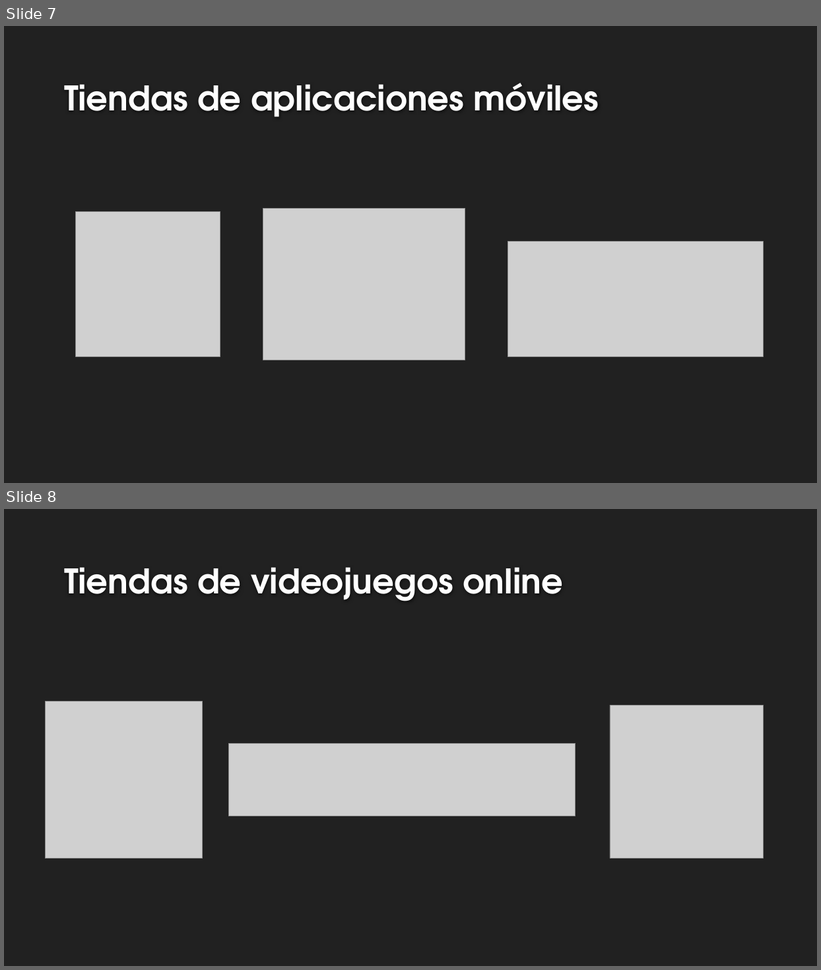
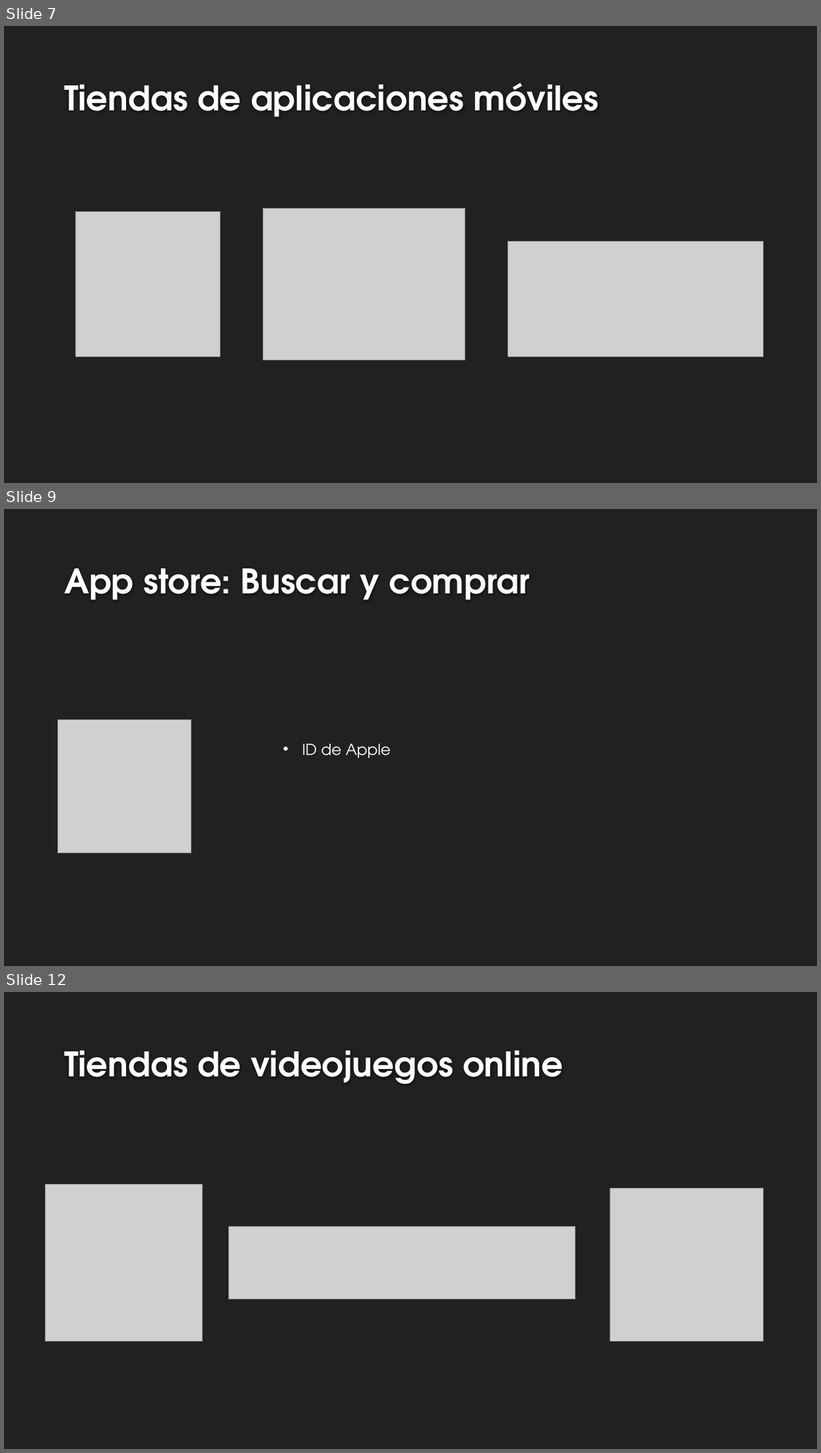
Before and after one commit to ABPMultimediaUA/SchoolApp, a slide deck: PM-TEMA 8 v1.pptx. Shown one above the other, each under a label of ours: slides 7 and 8 before the commit, slides 7, 9 and 12 after it; the slides between them are not shown. The pictures are 821x970 and 821x1453 pixels, drawn with LibreOffice and Linux fonts; fonts in the diff are those of the drawing; grey boxes stand for pictures; background and template pictures are left out. Boxes give left, top, right and bottom in pixels: in the first picture for what was removed or moved away, otherwise in the second. Text is boxed around its words. In the diff, an @@ line names an element or a change of style, - is before the commit and + after.

```diff
--- a/PM-TEMA 8 v1.pptx
+++ b/PM-TEMA 8 v1.pptx
@@ slide 9 added at <box>4,509,817,966</box>, background #212121 @@
@@ title added at <box>64,568,530,600</box>, 40 pt, text #FEFEFE, bold @@
+App store: Buscar y comprar
@@ picture added at <box>58,720,191,853</box> @@
@@ text added at <box>302,744,391,758</box>, 18 pt, text #FFFFFF @@
+• ID de Apple
@@ what was slide 8 is now slide 12 @@
```
Also in this commit, not shown: 1 slide changed, 7 other slides added.
